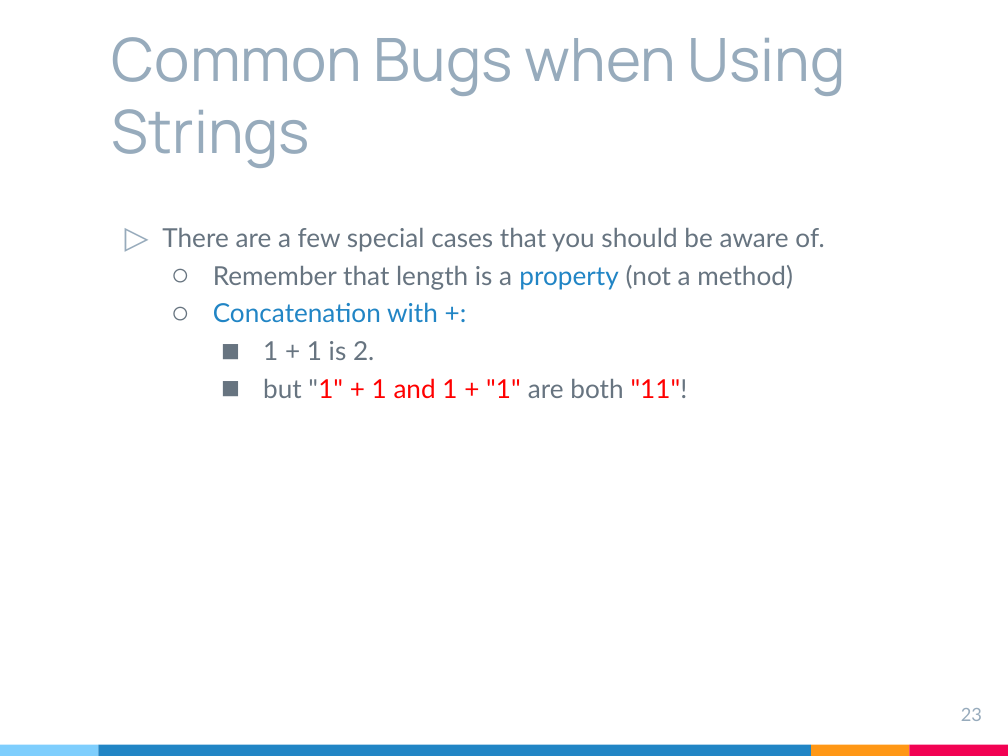
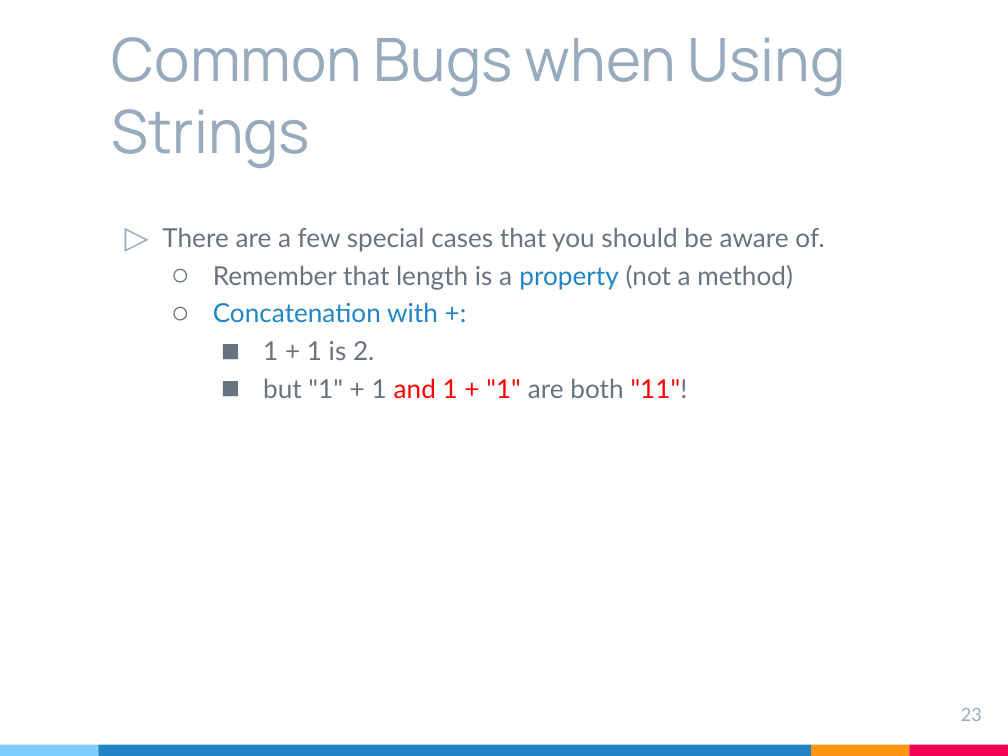
Before and after one commit to NgNgaiFung/CDS4004, a slide deck: slide 23 of L03 - Introduction to JS.pptx. Drawn at 1008x756 pixels with LibreOffice and Linux fonts; fonts in the diff are those of the drawing. Boxes give left, top, right and bottom in pixels: in the first picture for what was removed or moved away, otherwise in the second. Text is boxed around its words. In the diff, an @@ line names an element or a change of style, - is before the commit and + after.

```diff
--- a/L03 - Introduction to JS.pptx
+++ b/L03 - Introduction to JS.pptx
@@ text at (x1=263, y1=378, x2=688, y2=399): text colour #FF0000 to #677480 in ""1" + 1" @@
```
Also in this commit, not shown: 5 other files.
